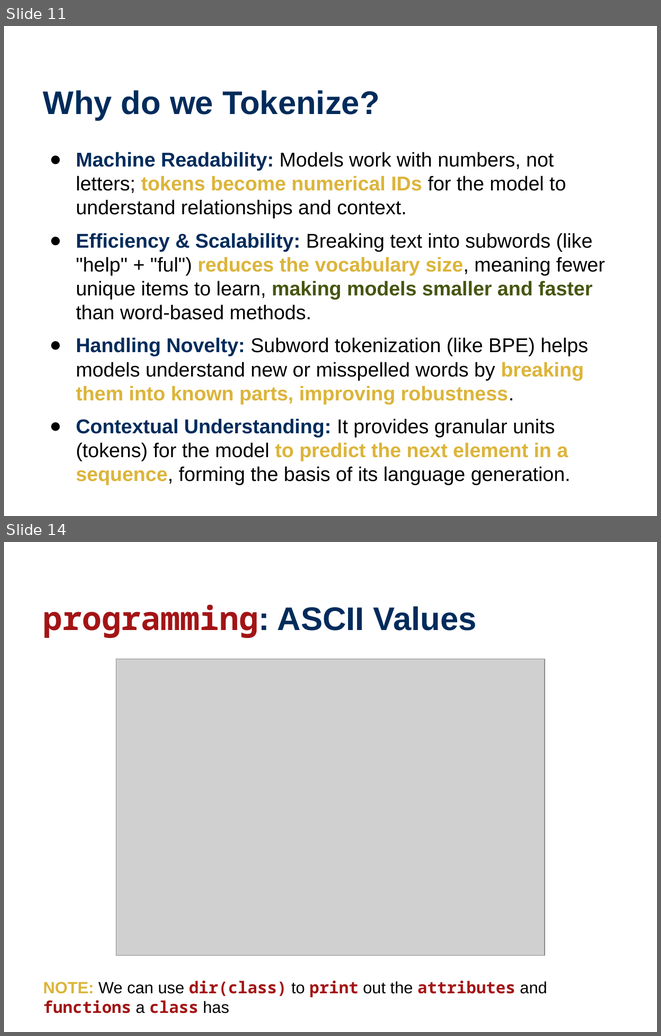
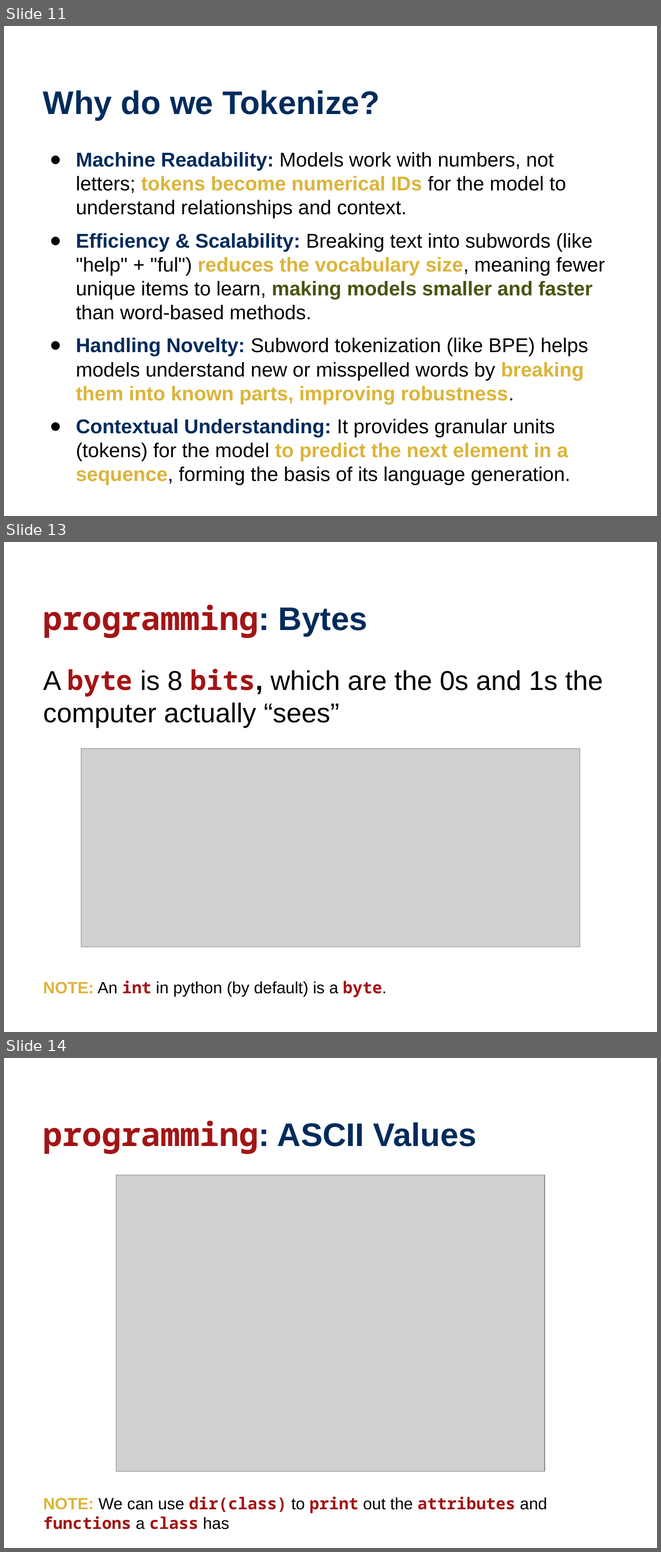
Before and after one commit to wtheisen/nd-cse-10124-lectures, a slide deck: Blank/Lecture_04_ Tokenization.pptx. Shown one above the other, each under a label of ours: slides 11 and 14 before the commit, slides 11, 13 and 14 after it; the slides between them are not shown. The pictures are 661x1036 and 661x1552 pixels, drawn with LibreOffice and Linux fonts; fonts in the diff are those of the drawing; grey boxes stand for pictures. Boxes give left, top, right and bottom in pixels: in the first picture for what was removed or moved away, otherwise in the second. Text is boxed around its words. In the diff, an @@ line names an element or a change of style, - is before the commit and + after.

```diff
--- a/Blank/Lecture_04_ Tokenization.pptx
+++ b/Blank/Lecture_04_ Tokenization.pptx
@@ slide 13 added at (x1=4, y1=542, x2=657, y2=1032), background #FFFFFF @@
@@ title added at (x1=43, y1=605, x2=368, y2=638), 36 pt, text #A31415, bold @@
+programming: Bytes
@@ text added at (x1=43, y1=669, x2=603, y2=728), 30 pt, text #000000 @@
+A byte is 8 bits, which are the 0s and 1s the computer actually “sees”
@@ picture added at (x1=81, y1=748, x2=580, y2=946) @@
@@ text added at (x1=43, y1=980, x2=386, y2=997), 18 pt, text #000000 @@
+NOTE: An int in python (by default) is a byte.
```
Also in this commit, not shown: 2 slides changed, 2 other slides added, 2 slides removed, 2 other files.
